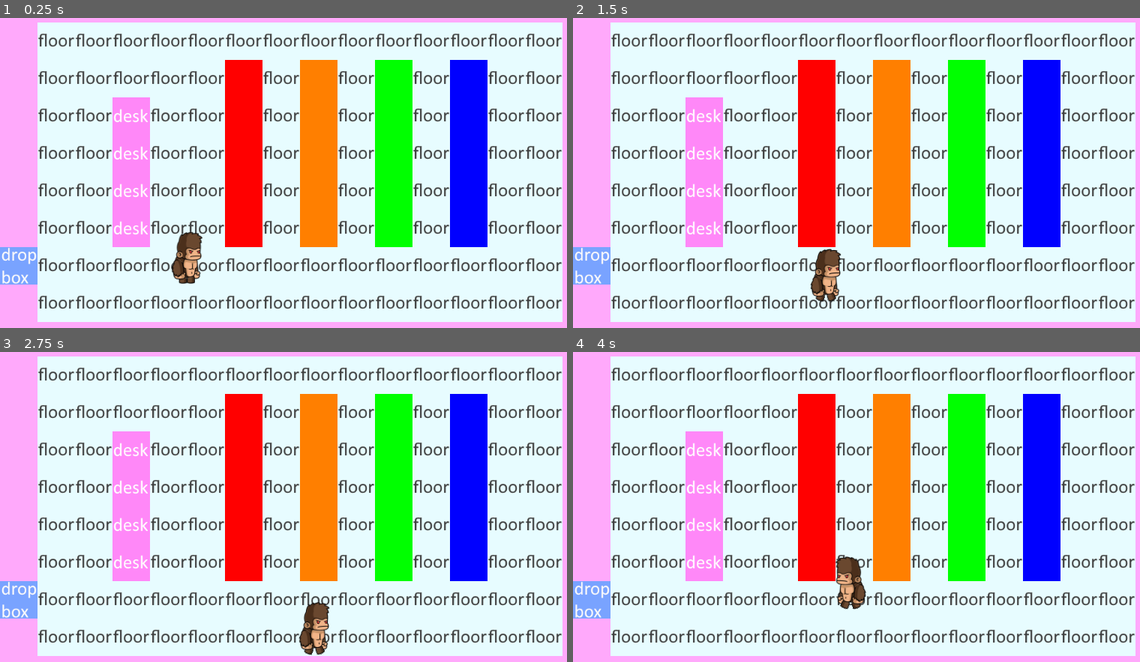
Above: before the commit, frames 1-4 (two rows, left to right).
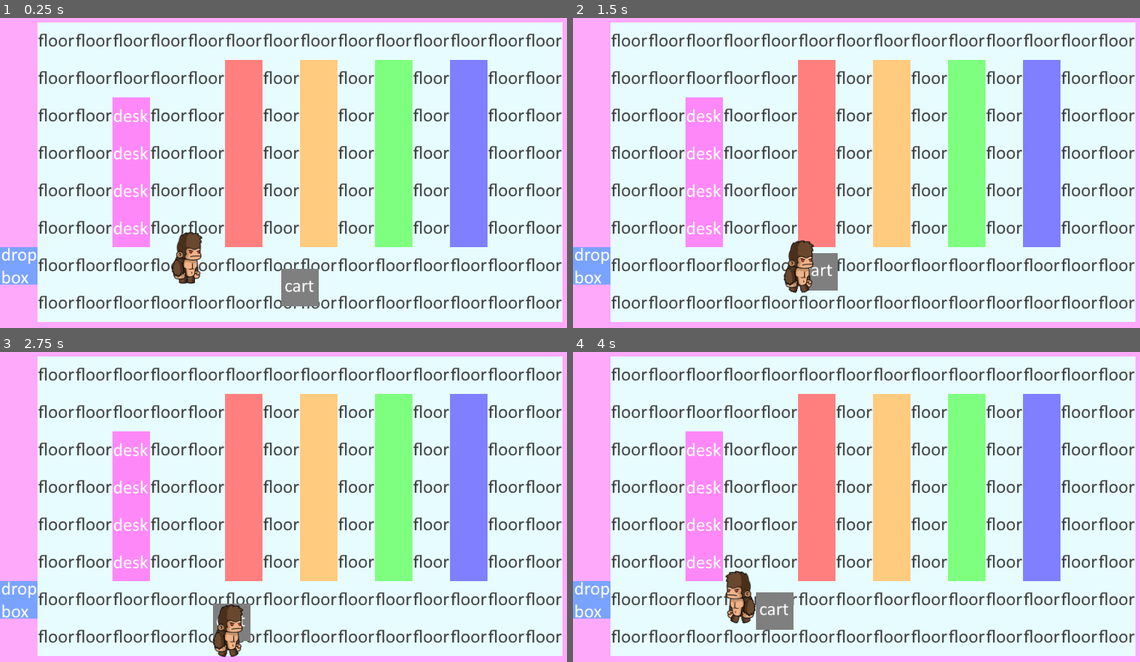
Above: after the commit, the same moments.

Repository: Jawfish/Overbooked
Game: Godot game, scene res://Engine/Main.tscn
Two runs of this game, one before a commit and one after it. Both use one fixed random seed, a clock stepped at 60 frames per second and the inputs below.
Inputs:
- Up to frame 1 (0.25 s): no input
- Up to frame 2 (1.5 s): hold D (move_right) 0.53-1.28 s; hold Space (interact) 0.53-1.28 s; hold S (move_down) from 1.28 s (still down); tap Space (interact) at 1.35 s
- Up to frame 3 (2.75 s): release S (move_down) at 2.03 s; hold D (move_right) from 2.03 s (still down); hold Space (interact) from 2.03 s (still down)
- Up to frame 4 (4 s): release D (move_right) at 2.78 s; release Space (interact) at 2.78 s; hold W (move_up) 2.78-3.53 s; tap Space (interact) at 2.85 s; hold A (move_left) from 3.53 s (still down); hold Space (interact) from 3.53 s (still down)

The runs differ from the first frame. In frame 1, 17% of the frame differs, in the area x 39-86%, y 13-93%; in frame 2, 17%; in frame 3, 18%; in frame 4, 18%, in the area x 26-86%, y 13-90%.

Commit message:
initial cart functionality

Diff:
--- a/Actors/Player.gd
+++ b/Actors/Player.gd
@@ -26,5 +26,6 @@
 
 	# move
 	# TODO: acceleration and deceleration
-	var movement = movement_speed * direction * delta
-	move_and_collide(movement)
+	var movement = movement_speed * direction
+	# uses delta time automatically
+	move_and_slide(movement)
--- a/Actors/Player.tscn
+++ b/Actors/Player.tscn
@@ -1,8 +1,15 @@
-[gd_scene load_steps=3 format=2]
+[gd_scene load_steps=4 format=2]
 
 [ext_resource path="res://Actors/Actor.tscn" type="PackedScene" id=1]
 [ext_resource path="res://Actors/Player.gd" type="Script" id=2]
 
+[sub_resource type="CircleShape2D" id=1]
+radius = 21.2969
+
 [node name="Player" instance=ExtResource( 1 )]
+z_index = 2
 script = ExtResource( 2 )
 movement_speed = 150
+
+[node name="Collider" parent="." index="1"]
+shape = SubResource( 1 )
--- a/Engine/Main.tscn
+++ b/Engine/Main.tscn
@@ -1,7 +1,8 @@
-[gd_scene load_steps=3 format=2]
+[gd_scene load_steps=4 format=2]
 
 [ext_resource path="res://Actors/Player.tscn" type="PackedScene" id=1]
 [ext_resource path="res://Engine/World.tscn" type="PackedScene" id=2]
+[ext_resource path="res://Objects/CartObject.tscn" type="PackedScene" id=3]
 
 [node name="Main" type="Node2D"]
 
@@ -9,3 +10,6 @@
 
 [node name="Player" parent="." instance=ExtResource( 1 )]
 position = Vector2( 317.725, 481.367 )
+
+[node name="CartObject" parent="." instance=ExtResource( 3 )]
+position = Vector2( 512.524, 517.243 )
--- a/Engine/World.gd
+++ b/Engine/World.gd
@@ -7,6 +7,9 @@
 
 
 func _ready() -> void:
+	spawn_objects()
+
+func spawn_objects() -> void:
 	# replace tiles with objects
 	for tile in get_used_cells():
 		var tile_name: String = tile_set.tile_get_name(get_cellv(tile))
@@ -37,6 +40,7 @@
 			# scenes spawn at the top left of a tile's position, so it  needs to be offset
 			instance.position = map_to_world(tile) + Vector2(32, 32)
 			add_child(instance)
+			# remove the placeholder tile
 			set_cellv(tile, -1)
 			# if the scene is a shelf, color-code it accordingly
 			if modulate_object:
--- /dev/null
+++ b/Objects/CartObject.gd
@@ -0,0 +1,37 @@
+extends KinematicBody2D
+class_name CartObject
+
+export(int) var _max_books: int = 3
+export(int) var _push_speed: int = 1
+
+var _books: Array = []
+var _being_pushed_by_player: bool = false
+
+onready var _player: Actor = get_parent().find_node("Player")
+
+func _input(event: InputEvent) -> void:
+	if event.is_action_pressed("interact"):
+		attach_to_player()
+
+func _physics_process(delta: float) -> void:
+	rotation = 0
+	if _being_pushed_by_player:
+		move_and_slide((_player.position - position) * 2)
+
+func push(direction: Vector2) -> void:
+	move_and_collide(direction * _push_speed)
+
+# TODO: replace Object with book type
+func add_book(book: Object):
+	if _books.size() < _max_books:
+		_books.append(book)
+
+# TODO: replace Object with book type
+func get_top_book() -> Object:
+	return _books.pop_back()
+
+func attach_to_player() -> void:
+	_being_pushed_by_player = true
+
+func detach_from_player() -> void:
+	_being_pushed_by_player = false
--- /dev/null
+++ b/Objects/CartObject.tscn
@@ -0,0 +1,16 @@
+[gd_scene load_steps=4 format=2]
+
+[ext_resource path="res://Objects/CartObject.gd" type="Script" id=2]
+[ext_resource path="res://Assets/CartImage.png" type="Texture" id=3]
+
+[sub_resource type="CircleShape2D" id=1]
+radius = 16.0
+
+[node name="CartObject" type="KinematicBody2D"]
+script = ExtResource( 2 )
+
+[node name="Sprite" type="Sprite" parent="."]
+texture = ExtResource( 3 )
+
+[node name="CollisionShape2D" type="CollisionShape2D" parent="."]
+shape = SubResource( 1 )
--- /dev/null
+++ b/Objects/DeskObject.gd
@@ -0,0 +1,17 @@
+extends GameObject
+class_name DeskObject
+
+
+# Declare member variables here. Examples:
+# var a: int = 2
+# var b: String = "text"
+
+
+# Called when the node enters the scene tree for the first time.
+func _ready() -> void:
+	pass # Replace with function body.
+
+
+# Called every frame. 'delta' is the elapsed time since the previous frame.
+#func _process(delta: float) -> void:
+#	pass
--- a/Objects/DeskObject.tscn
+++ b/Objects/DeskObject.tscn
@@ -1,12 +1,14 @@
-[gd_scene load_steps=4 format=2]
+[gd_scene load_steps=5 format=2]
 
 [ext_resource path="res://Objects/Object.tscn" type="PackedScene" id=1]
 [ext_resource path="res://Assets/Tiles/DeskTile.png" type="Texture" id=2]
+[ext_resource path="res://Objects/DeskObject.gd" type="Script" id=3]
 
 [sub_resource type="RectangleShape2D" id=1]
 extents = Vector2( 32, 32 )
 
 [node name="DeskObject" instance=ExtResource( 1 )]
+script = ExtResource( 3 )
 
 [node name="Sprite" type="Sprite" parent="." index="0"]
 texture = ExtResource( 2 )
--- /dev/null
+++ b/Objects/DropBoxObject.gd
@@ -0,0 +1,17 @@
+extends GameObject
+class_name DropBoxObject
+
+
+# Declare member variables here. Examples:
+# var a: int = 2
+# var b: String = "text"
+
+
+# Called when the node enters the scene tree for the first time.
+func _ready() -> void:
+	pass # Replace with function body.
+
+
+# Called every frame. 'delta' is the elapsed time since the previous frame.
+#func _process(delta: float) -> void:
+#	pass
--- a/Objects/DropBoxObject.tscn
+++ b/Objects/DropBoxObject.tscn
@@ -1,12 +1,14 @@
-[gd_scene load_steps=4 format=2]
+[gd_scene load_steps=5 format=2]
 
 [ext_resource path="res://Objects/Object.tscn" type="PackedScene" id=1]
 [ext_resource path="res://Assets/Tiles/DropBoxTile.png" type="Texture" id=2]
+[ext_resource path="res://Objects/DropBoxObject.gd" type="Script" id=3]
 
 [sub_resource type="RectangleShape2D" id=1]
 extents = Vector2( 32, 32 )
 
 [node name="DropBoxObject" instance=ExtResource( 1 )]
+script = ExtResource( 3 )
 
 [node name="Sprite" type="Sprite" parent="." index="0"]
 texture = ExtResource( 2 )
--- a/Objects/ShelfObject.gd
+++ b/Objects/ShelfObject.gd
@@ -1,14 +1,21 @@
-extends Node2D
+extends GameObject
 class_name ShelfObject
 
+enum SHELF_COLORS {RED, ORANGE, GREEN, BLUE}
+
+var shelf_color: int
 
 func set_color(color: String) -> void:
 	match color.to_lower():
 		"red":
-			modulate = Color(1, 0, 0)
+			modulate = Color(1.0, 0.5, 0.5, 1.0)
+			shelf_color = SHELF_COLORS.RED
 		"orange":
-			modulate = Color(1, 0.5, 0)
+			modulate = Color(1.0, 0.8, 0.5, 1.0)
+			shelf_color = SHELF_COLORS.ORANGE
 		"green":
-			modulate = Color(0, 1, 0)
+			modulate = Color(0.5, 1.0, 0.5, 1.0)
+			shelf_color = SHELF_COLORS.GREEN
 		"blue":
-			modulate = Color(0, 0, 1)
+			modulate = Color(0.5, 0.5, 1.0, 1.0)
+			shelf_color = SHELF_COLORS.BLUE
--- a/Objects/WallObject.tscn
+++ b/Objects/WallObject.tscn
@@ -1,7 +1,10 @@
-[gd_scene load_steps=4 format=2]
+[gd_scene load_steps=5 format=2]
 
 [ext_resource path="res://Objects/Object.tscn" type="PackedScene" id=1]
 [ext_resource path="res://Assets/Tiles/Tile1.png" type="Texture" id=2]
+
+[sub_resource type="PhysicsMaterial" id=2]
+friction = 0.0
 
 [sub_resource type="RectangleShape2D" id=1]
 extents = Vector2( 32, 32 )
@@ -12,6 +15,7 @@
 texture = ExtResource( 2 )
 
 [node name="StaticBody2D" type="StaticBody2D" parent="." index="1"]
+physics_material_override = SubResource( 2 )
 
 [node name="CollisionShape2D" type="CollisionShape2D" parent="StaticBody2D" index="0"]
 shape = SubResource( 1 )
--- a/project.godot
+++ b/project.godot
@@ -14,6 +14,21 @@
 "language": "GDScript",
 "path": "res://Actors/Actor.gd"
 }, {
+"base": "KinematicBody2D",
+"class": "CartObject",
+"language": "GDScript",
+"path": "res://Objects/CartObject.gd"
+}, {
+"base": "GameObject",
+"class": "DeskObject",
+"language": "GDScript",
+"path": "res://Objects/DeskObject.gd"
+}, {
+"base": "GameObject",
+"class": "DropBoxObject",
+"language": "GDScript",
+"path": "res://Objects/DropBoxObject.gd"
+}, {
 "base": "Node2D",
 "class": "GameObject",
 "language": "GDScript",
@@ -24,13 +39,16 @@
 "language": "GDScript",
 "path": "res://Actors/Player.gd"
 }, {
-"base": "Node2D",
+"base": "GameObject",
 "class": "ShelfObject",
 "language": "GDScript",
 "path": "res://Objects/ShelfObject.gd"
 } ]
 _global_script_class_icons={
 "Actor": "",
+"CartObject": "",
+"DeskObject": "",
+"DropBoxObject": "",
 "GameObject": "",
 "Player": "",
 "ShelfObject": ""
Binary file added: Assets/CartImage.png
Not shown, added: Assets/CartImage.png.import
